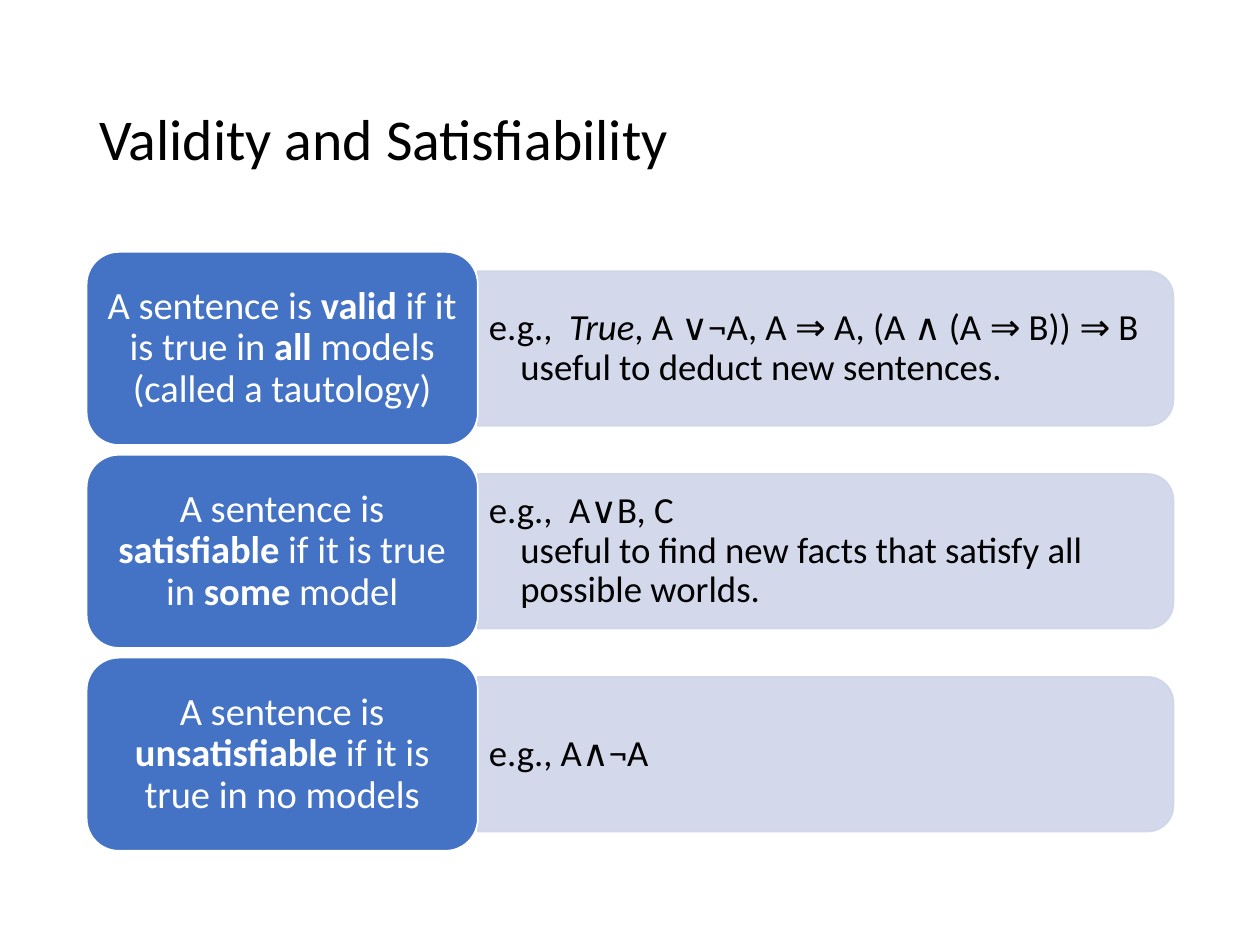
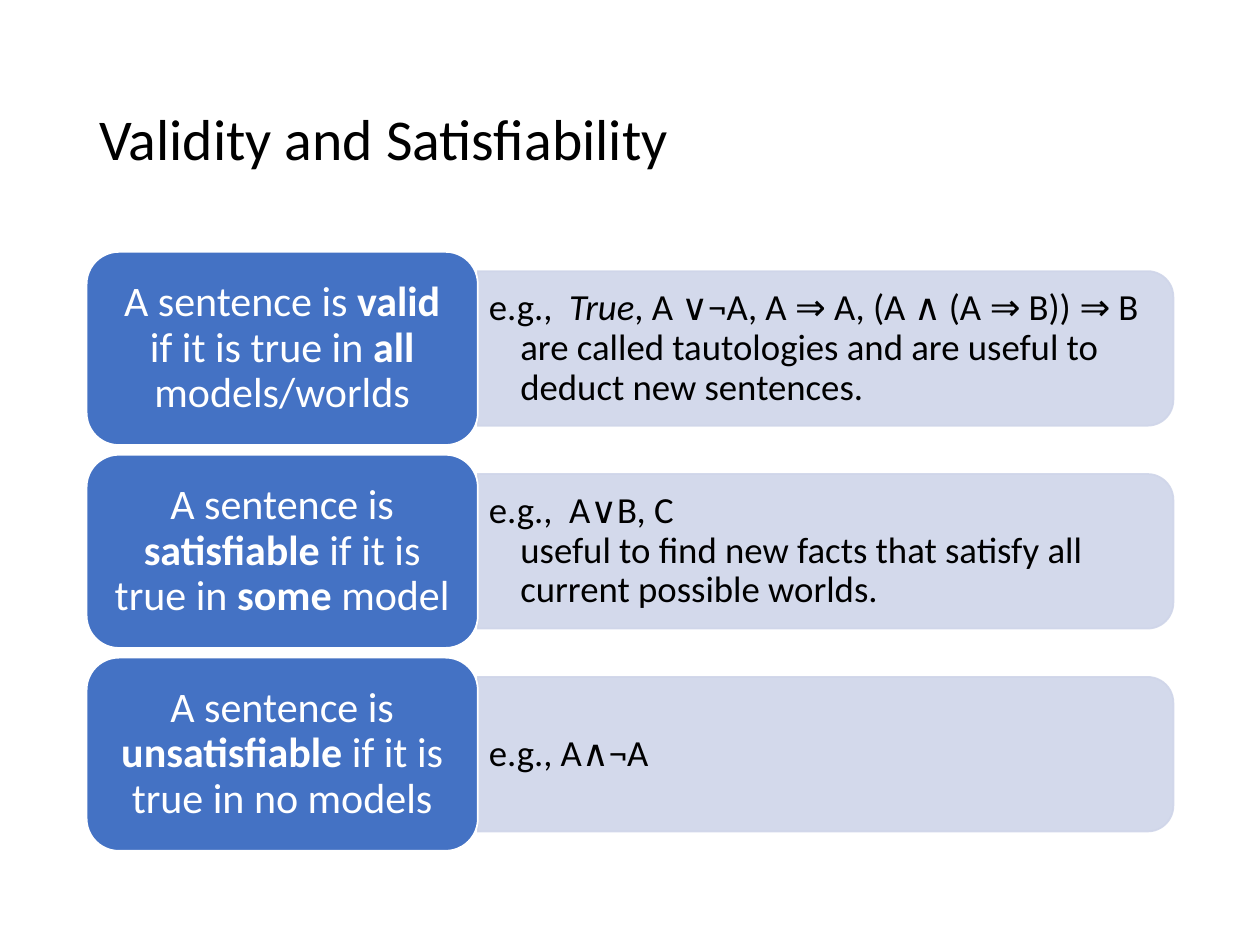
Before and after one commit to mhahsler/CS7320-AI, a slide deck: slide 10 of slides/07_knowledge-based.pptx. Drawn at 1260x945 pixels with LibreOffice and Linux fonts; fonts in the diff are those of the drawing. Boxes give left, top, right and bottom in pixels: in the first picture for what was removed or moved away, otherwise in the second. Text is boxed around its words. In the diff, an @@ line names an element or a change of style, - is before the commit and + after.

```diff
--- a/slides/07_knowledge-based.pptx
+++ b/slides/07_knowledge-based.pptx
@@ text at <box>124,286,440,409</box>: text changed; size 22 to 24 pt @@
-A sentence is valid if it is true in all models (called a tautology)
+A sentence is valid if it is true in all models/worlds
@@ text at <box>489,293,1138,401</box>: text changed @@
-  e.g., True, A ∨¬A, A ⇒ A, (A ∧ (A ⇒ B)) ⇒ B
-  useful to deduct new sentences.
+  e.g., True, A ∨¬A, A ⇒ A, (A ∧ (A ⇒ B)) ⇒ B
+  are called tautologies and are useful to deduct new sentences.
@@ text "A sentence is satisfiable if ..." at <box>115,490,449,611</box>: size 22 to 24 pt @@
@@ text at <box>489,499,1082,608</box>: text changed @@
-  e.g., A∨B, C
-  useful to find new facts that satisfy all possible worlds.
+  e.g., A∨B, C
+  useful to find new facts that satisfy all current possible worlds.
@@ text "A sentence is unsatisfiable if ..." at <box>121,693,443,814</box>: size 22 to 24 pt @@
```
Also in this commit, not shown: 13 other slides changed, 1 other file.
